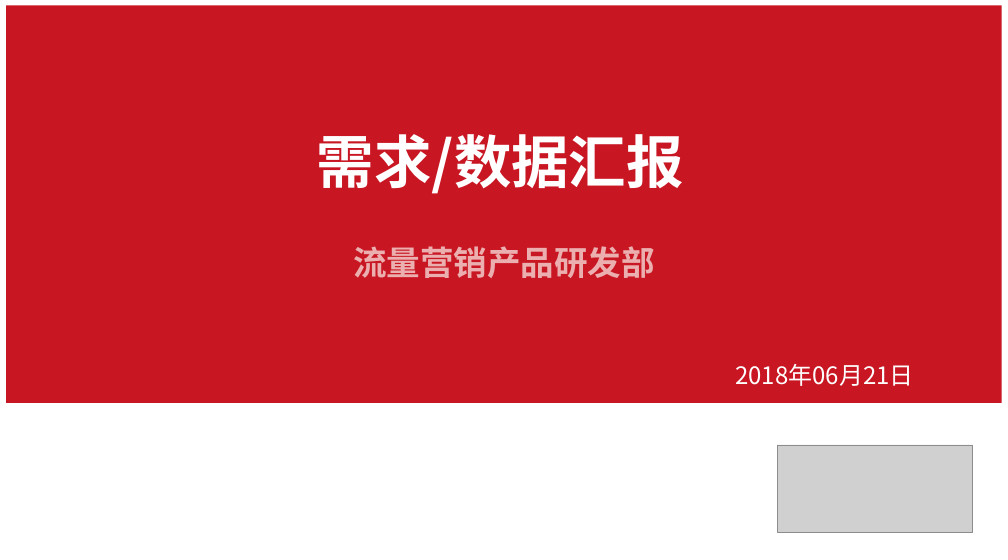
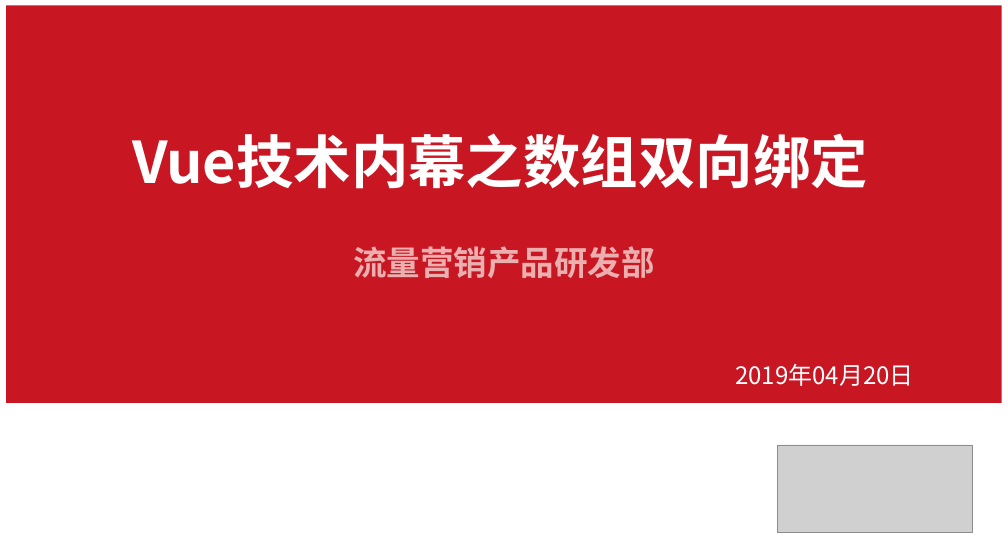
Before and after one commit to MarphyDemon/svue, a slide deck: slide 1 of vue技术内幕之数组双向绑定.pptx. Drawn at 1008x560 pixels with LibreOffice and Linux fonts; fonts in the diff are those of the drawing; grey boxes stand for pictures. Boxes give left, top, right and bottom in pixels: in the first picture for what was removed or moved away, otherwise in the second. Text is boxed around its words. In the diff, an @@ line names an element or a change of style, - is before the commit and + after.

```diff
--- a/vue技术内幕之数组双向绑定.pptx
+++ b/vue技术内幕之数组双向绑定.pptx
@@ text at bbox=[133, 133, 869, 189]: text changed @@
-需求/数据汇报
+Vue技术内幕之数组双向绑定
@@ text at bbox=[735, 364, 913, 386]: text changed @@
-2018年06月21日
+2019年04月20日
```
Also in this commit, not shown: 2 other slides changed, 3 slides added, 4 other files.
